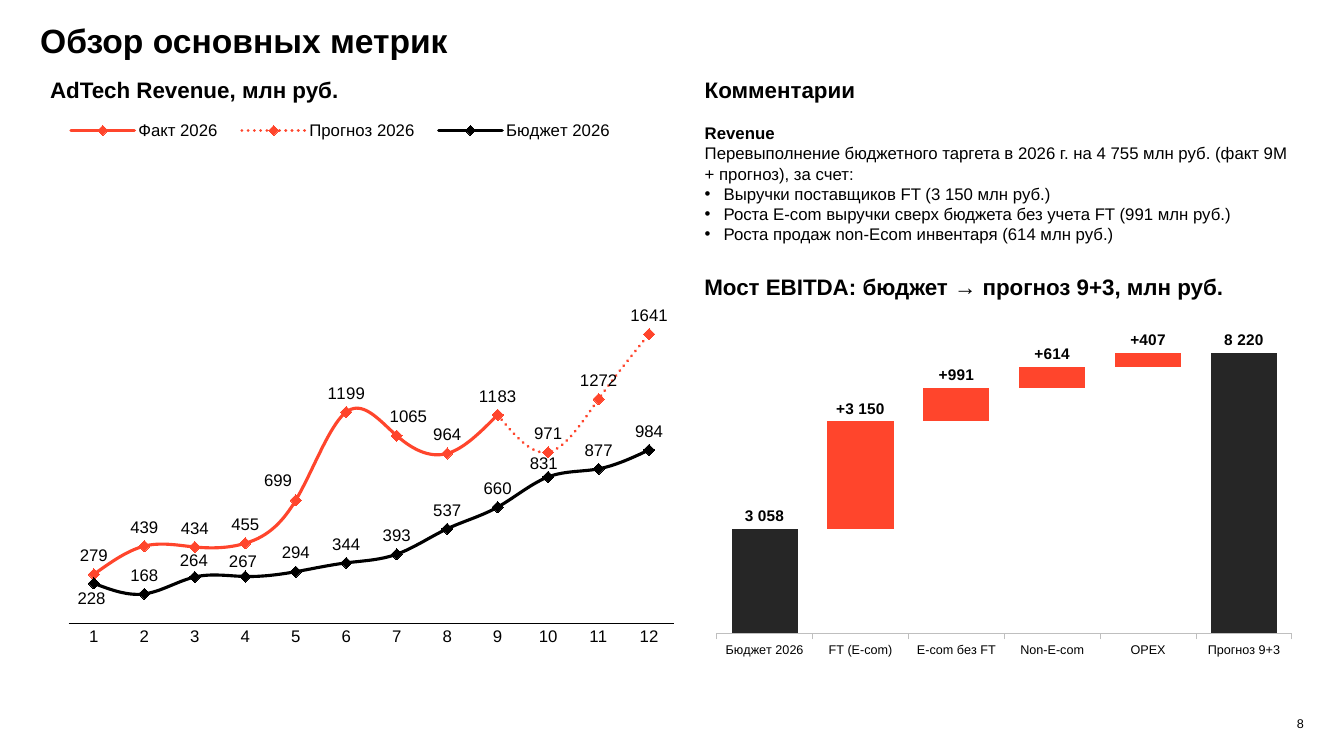
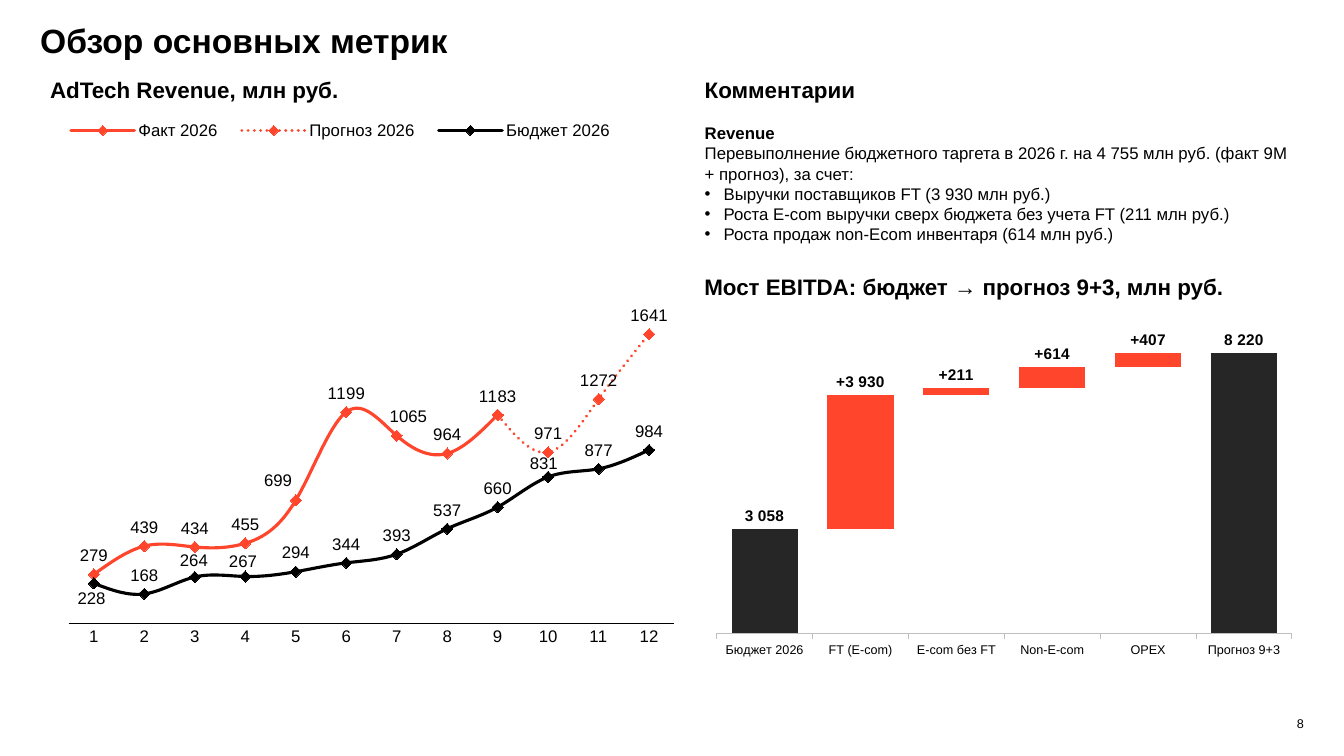
Before and after one commit to DenisMagnit/1, a slide deck: slide 8 of AdTech_QBR_Q3_2026.pptx. Drawn at 1344x756 pixels with LibreOffice and Linux fonts; fonts in the diff are those of the drawing; background and template pictures are left out. Boxes give left, top, right and bottom in pixels: in the first picture for what was removed or moved away, otherwise in the second. Text is boxed around its words. In the diff, an @@ line names an element or a change of style, - is before the commit and + after.

```diff
--- a/AdTech_QBR_Q3_2026.pptx
+++ b/AdTech_QBR_Q3_2026.pptx
@@ text at [724, 187, 1230, 224]: text changed @@
-• Выручки поставщиков FT (3 150 млн руб.)
-• Роста E-com выручки сверх бюджета без учета FT (991 млн руб.)
+• Выручки поставщиков FT (3 930 млн руб.)
+• Роста E-com выручки сверх бюджета без учета FT (211 млн руб.)
@@ column stacked chart at [705, 309, 1304, 664] @@
@@ Series 1, E-com без FT: 76 to 85 @@
@@ Series 3, FT (E-com): 38 to 48 @@
@@ Series 3, E-com без FT: 12 to 3 @@
@@ data labels of Series 4 added @@
```
Also in this commit, not shown: 5 other slides changed, 2 other files.
